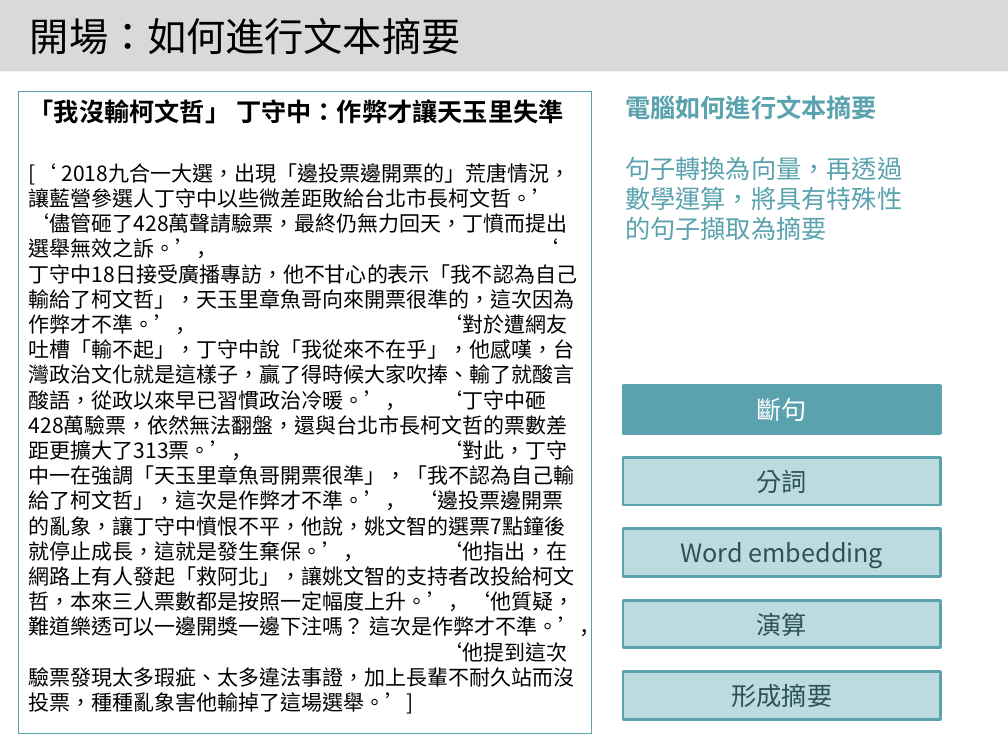
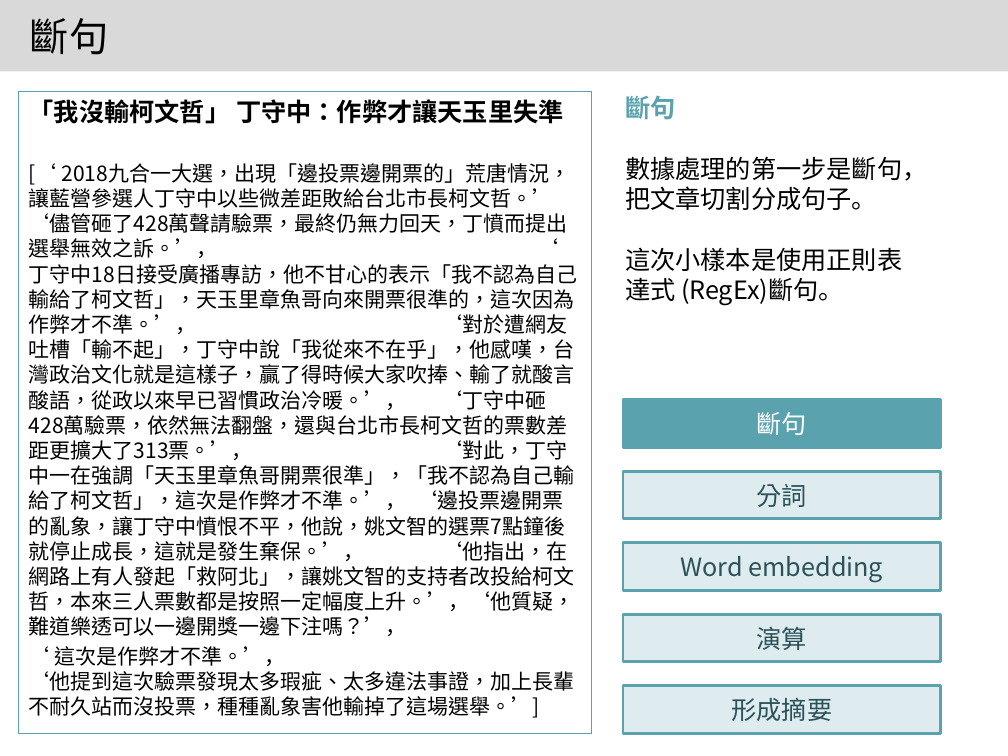
Before and after one commit to 1napcompsci/Automatic-Text-Summarization, a slide deck: slide 6 of Summarization with Yahoo - SETN/實習專案報告 Template (Revised).pptx. Drawn at 1008x756 pixels with LibreOffice and Linux fonts; fonts in the diff are those of the drawing. Boxes give left, top, right and bottom in pixels: in the first picture for what was removed or moved away, otherwise in the second. Text is boxed around its words. In the diff, an @@ line names an element or a change of style, - is before the commit and + after.

```diff
--- a/Summarization with Yahoo - SETN/實習專案報告 Template (Revised).pptx
+++ b/Summarization with Yahoo - SETN/實習專案報告 Template (Revised).pptx
@@ title at [30,18,108,55]: text changed @@
-開場：如何進行文本摘要
+斷句
@@ text at [625,96,927,305]: text changed; text colour #5AA2AE to #000000 @@
-電腦如何進行文本摘要
-句子轉換為向量，再透過數學運算，將具有特殊性的句子擷取為摘要
+斷句
+數據處理的第一步是斷句，把文章切割分成句子。
+這次小樣本是使用正則表達式 (RegEx)斷句。
@@ text at [29,163,577,718]: text changed @@
-[‘ 2018九合一大選，出現「邊投票邊開票的」荒唐情況，讓藍營參選人丁守中以些微差距敗給台北市長柯文哲。’ ‘儘管砸了428萬聲請驗票，最終仍無力回天，丁憤而提出選舉無效之訴。’， ‘ 丁守中18日接受廣播專訪，他不甘心的表示「我不認為自己輸給了柯文哲」，天玉里章魚哥向來開票很準的，這次因為作弊才不準。’， ‘對於遭網友吐槽「輸不起」，丁守中說「我從來不在乎」，他感嘆，台灣政治文化就是這樣子，贏了得時候大家吹捧、輸了就酸言酸語，從政以來早已習慣政治冷暖。’， ‘丁守中砸428萬驗票，依然無法翻盤，還與台北市長柯文哲的票數差距更擴大了313票。’， ‘對此，丁守中一在強調「天玉里章魚哥開票很準」，「我不認為自己輸給了柯文哲」，這次是作弊才不準。’， ‘邊投票邊開票的亂象，讓丁守中憤恨不平，他說，姚文智的選票7點鐘後就停止成長，這就是發生棄保。’， ‘他指出，在網路上有人發起「救阿北」，讓姚文智的支持者改投給柯文哲，本來三人票數都是按照一定幅度上升。’，‘他質疑，難道樂透可以一邊開獎一邊下注嗎？ 這次是作弊才不準。’， ‘他提到這次驗票發現太多瑕疵、太多違法事證，加上長輩不耐久站而沒投票，種種亂象害他輸掉了這場選舉。’]
+[‘ 2018九合一大選，出現「邊投票邊開票的」荒唐情況，讓藍營參選人丁守中以些微差距敗給台北市長柯文哲。’ ‘儘管砸了428萬聲請驗票，最終仍無力回天，丁憤而提出選舉無效之訴。’， ‘ 丁守中18日接受廣播專訪，他不甘心的表示「我不認為自己輸給了柯文哲」，天玉里章魚哥向來開票很準的，這次因為作弊才不準。’， ‘對於遭網友吐槽「輸不起」，丁守中說「我從來不在乎」，他感嘆，台灣政治文化就是這樣子，贏了得時候大家吹捧、輸了就酸言酸語，從政以來早已習慣政治冷暖。’， ‘丁守中砸428萬驗票，依然無法翻盤，還與台北市長柯文哲的票數差距更擴大了313票。’， ‘對此，丁守中一在強調「天玉里章魚哥開票很準」，「我不認為自己輸給了柯文哲」，這次是作弊才不準。’， ‘邊投票邊開票的亂象，讓丁守中憤恨不平，他說，姚文智的選票7點鐘後就停止成長，這就是發生棄保。’， ‘他指出，在網路上有人發起「救阿北」，讓姚文智的支持者改投給柯文哲，本來三人票數都是按照一定幅度上升。’，‘他質疑，難道樂透可以一邊開獎一邊下注嗎？’，
+‘ 這次是作弊才不準。’， ‘他提到這次驗票發現太多瑕疵、太多違法事證，加上長輩不耐久站而沒投票，種種亂象害他輸掉了這場選舉。’]
@@ 5 rectangles: place and size @@
-5 rectangles at [623,386,940,719]
+5 rectangles at [623,400,940,733]
@@ fill #BDDADF to #DEECEF in 4 elements at [623,542,940,590], [623,472,940,519], [623,614,940,661], [623,685,940,733] @@
```
Also in this commit, not shown: 14 other slides changed, 1 slide added.
